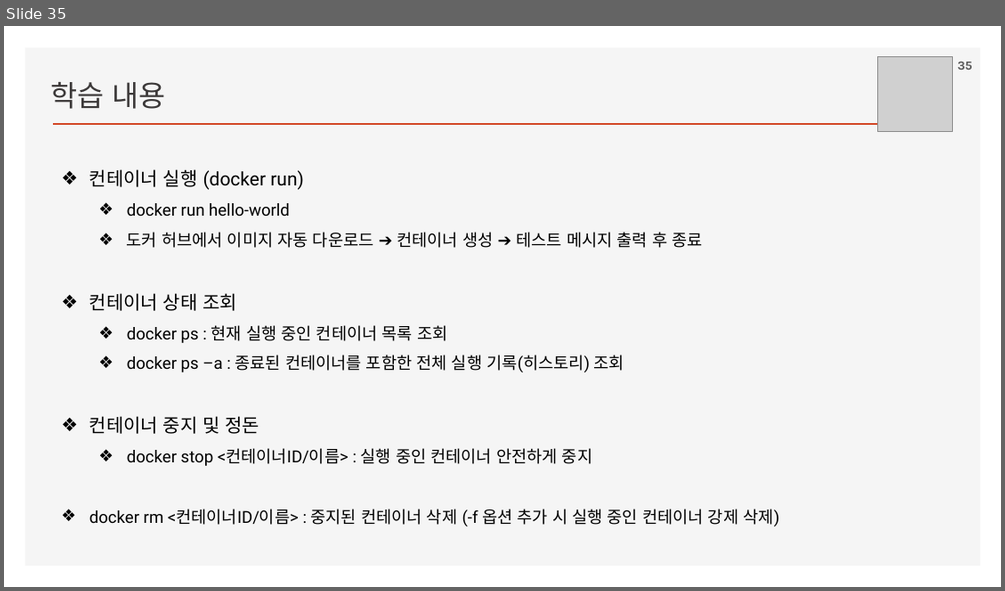
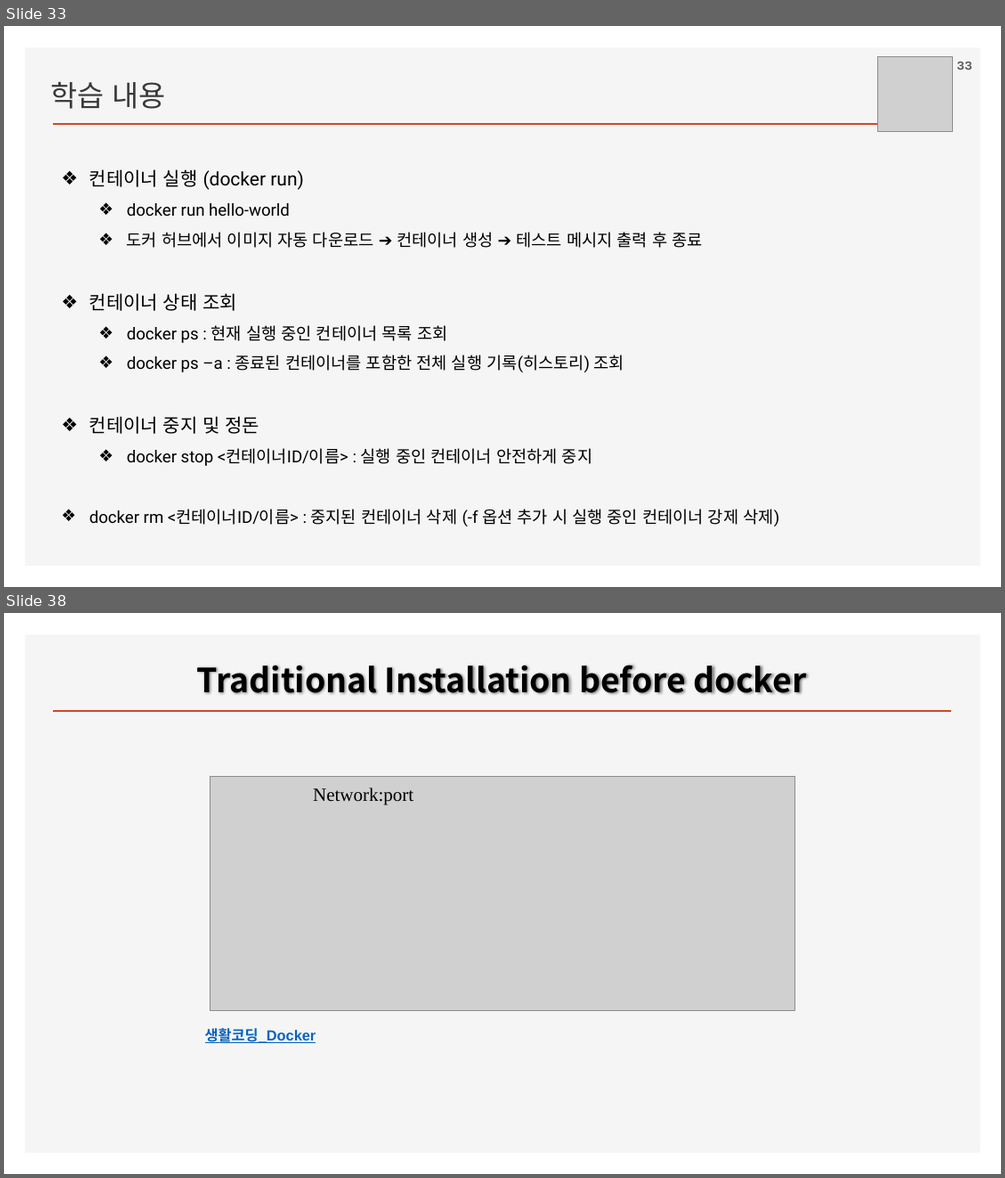
Before and after one commit to ancestor9/2026_Fall_Application-Deployment, a slide deck: App Deployment.pptx. Shown one above the other, each under a label of ours: slide 35 before the commit, slides 33 and 38 after it; the slides between them are not shown. The pictures are 1005x591 and 1005x1178 pixels, drawn with LibreOffice and Linux fonts; fonts in the diff are those of the drawing; grey boxes stand for pictures; background and template pictures are left out. Boxes give left, top, right and bottom in pixels: in the first picture for what was removed or moved away, otherwise in the second. Text is boxed around its words. In the diff, an @@ line names an element or a change of style, - is before the commit and + after.

```diff
--- a/App Deployment.pptx
+++ b/App Deployment.pptx
@@ slide 38 added at <box>4,613,1001,1174</box>, background #FFFFFF; not listed: 2 template elements that a slide beside it also shows @@
@@ title added at <box>197,665,807,694</box>, 32 pt, text #000000, bold @@
+Traditional Installation before docker
@@ picture added at <box>210,776,794,1011</box> @@
@@ text added at <box>313,787,413,805</box>, 18 pt, text #000000 @@
+Network:port
@@ text added at <box>205,1028,316,1043</box>, 14 pt, text #0563C1, bold, underline @@
+생활코딩_Docker
@@ what was slide 35 is now slide 33 @@
@@ page number at <box>956,62,971,70</box>: text changed @@
-35
+33
```
Also in this commit, not shown: 2 slides changed, 19 other slides added, 1 slide removed.
